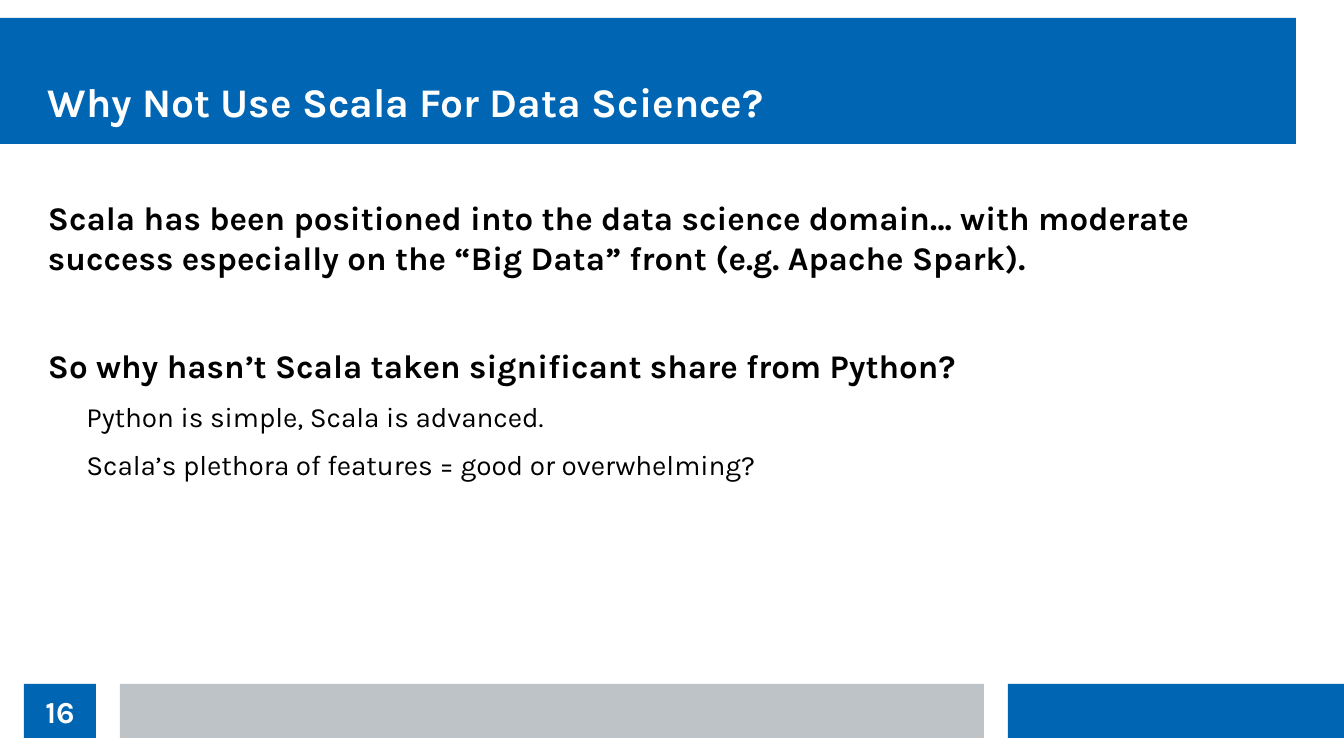
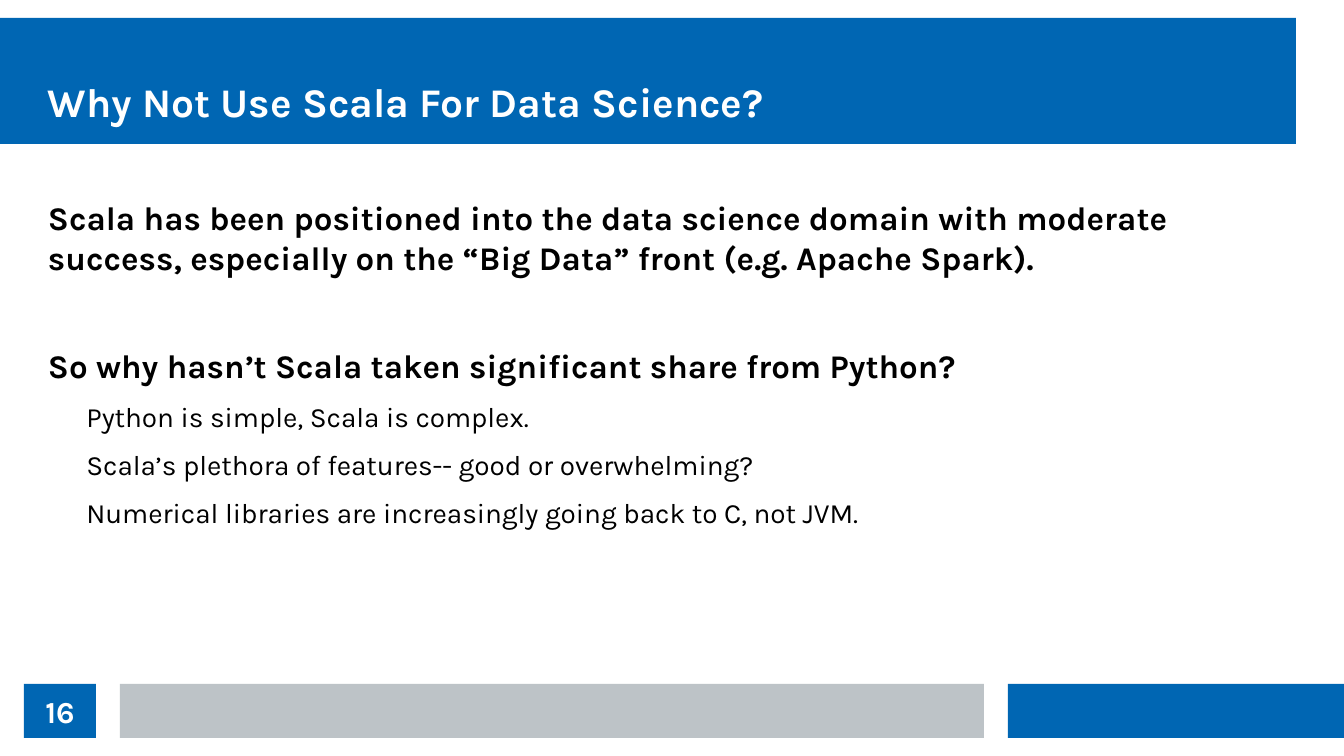
Before and after one commit to thomasnield/kotlin_data_science_talk_ChicagoJUG, a slide deck: slide 16 of kotlin_data_science_talk_chijug_slides.odp. Drawn at 1344x756 pixels with LibreOffice and Linux fonts; fonts in the diff are those of the drawing. Boxes give left, top, right and bottom in pixels: in the first picture for what was removed or moved away, otherwise in the second. Text is boxed around its words. In the diff, an @@ line names an element or a change of style, - is before the commit and + after.

```diff
--- a/kotlin_data_science_talk_chijug_slides.odp
+++ b/kotlin_data_science_talk_chijug_slides.odp
@@ text at (48, 206, 1167, 279): text changed @@
-Scala has been positioned into the data science domain… with moderate success especially on the “Big Data” front (e.g. Apache Spark).
+Scala has been positioned into the data science domain with moderate success, especially on the “Big Data” front (e.g. Apache Spark).
@@ text at (86, 407, 858, 530): text changed @@
-  Python is simple, Scala is advanced.
-  Scala’s plethora of features = good or overwhelming?
+  Python is simple, Scala is complex.
+  Scala’s plethora of features-- good or overwhelming?
+  Numerical libraries are increasingly going back to C, not JVM.
```
Also in this commit, not shown: 6 other slides changed.
